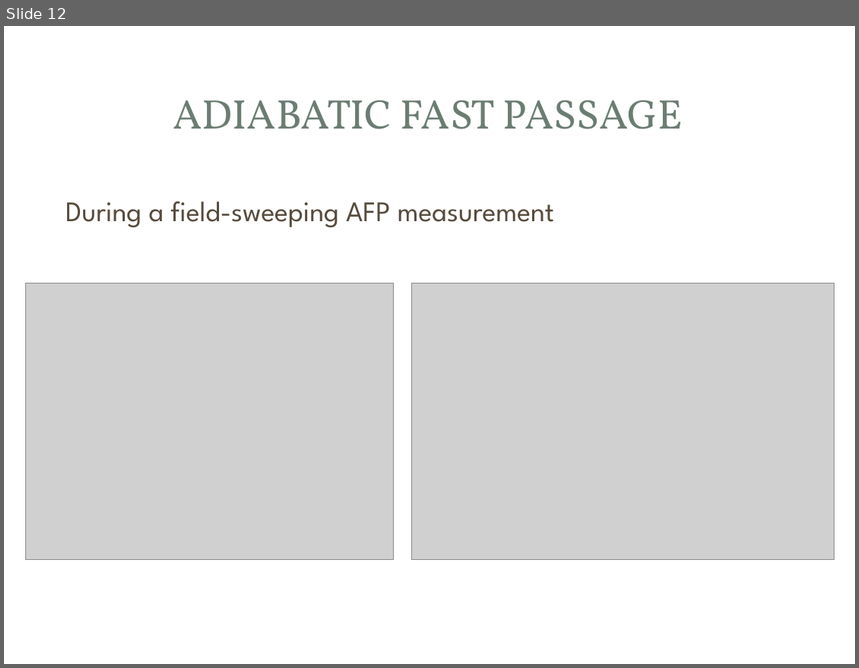
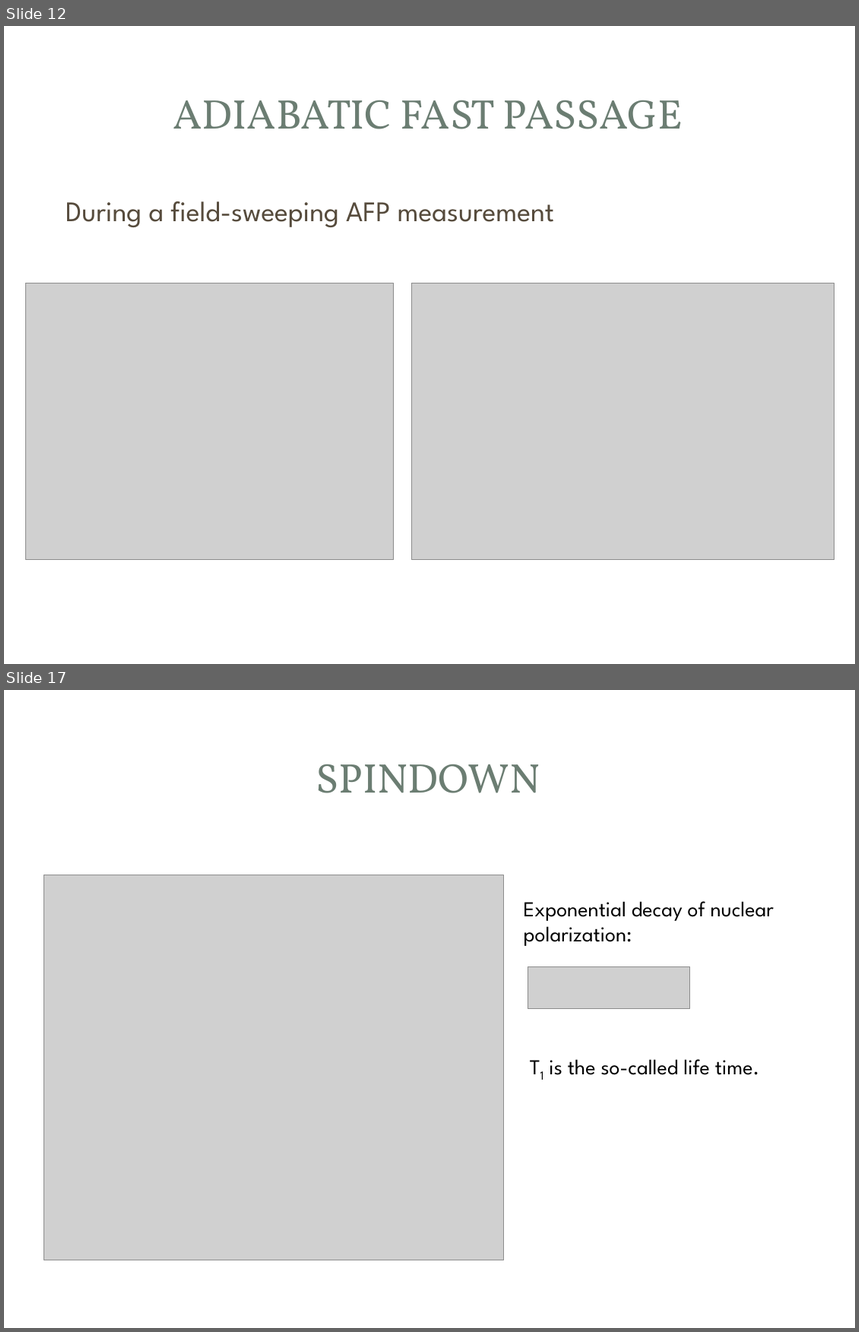
Before and after one commit to yw6vp/Final-Presentation, a slide deck: Defense.pptx. Shown one above the other, each under a label of ours: slide 12 before the commit, slides 12 and 17 after it; the slides between them are not shown. The pictures are 859x668 and 859x1332 pixels, drawn with LibreOffice and Linux fonts; fonts in the diff are those of the drawing; grey boxes stand for pictures; background and template pictures are left out. Boxes give left, top, right and bottom in pixels: in the first picture for what was removed or moved away, otherwise in the second. Text is boxed around its words. In the diff, an @@ line names an element or a change of style, - is before the commit and + after.

```diff
--- a/Defense.pptx
+++ b/Defense.pptx
@@ slide 17 added at <box>4,690,855,1328</box>, background picture (left out); not listed: 3 template elements that a slide beside it also shows @@
@@ title added at <box>316,764,540,793</box>, 35 pt, text #6B7D72 @@
+SPINDOWN
@@ picture added at <box>44,875,505,1260</box> @@
@@ text added at <box>524,901,775,946</box>, 18 pt, text #000000 @@
+Exponential decay of nuclear polarization:
@@ picture added at <box>528,967,690,1009</box> @@
@@ text added at <box>549,1059,759,1075</box>, 18 pt, text #000000 @@
+T1 is the so-called life time.
```
Also in this commit, not shown: 2 slides changed, 6 other slides added.
